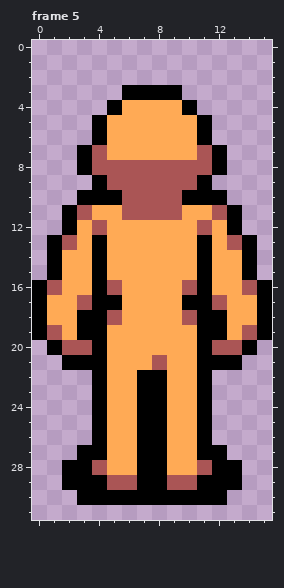
Edited in one commit: pixel-art file (Assets/Asprite/Human_Man.aseprite). Above is the file before it was changed.
16x32 pixels, 12 frames. Shown: frame 5.
Once edited:
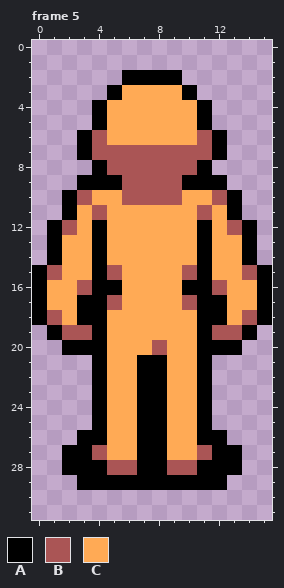
Palette (. is transparent): A #000000  B #aa5555  C #ffaa55
Edits made:
Frame 5, layer "Body":
y 2: x 6..9 .... -> AAAA
y 3: x 5..10 .AAAA. -> ACCCCA
y 4: x 4..5 .A -> AC; x 10..11 A. -> CA
y 6: x 3..4 .A -> AB; x 11..12 A. -> BA
y 7: x 5..10 CCCCCC -> BBBBBB
y 8: x 3..4 AB -> .A; x 11..12 BA -> A.
y 9: x 3 . -> A; x 5 B -> A; x 10 B -> A; x 12 . -> A
y 10: x 2..5 .AAA -> ABCC; x 10..13 AAA. -> CCBA
y 11: x 3..4 BC -> CB; x 6..9 BBBB -> CCCC; x 11..12 CB -> BC
y 12: x 1..2 .A -> AB; x 4 B -> A; x 11 B -> A; x 13..14 A. -> BA
y 13: x 2 B -> C; x 13 B -> C
y 15: x 0..1 .A -> AB; x 5 C -> B; x 10 C -> B; x 14..15 A. -> BA
y 16: x 1 B -> C; x 3 C -> B; x 5 B -> A; x 10 B -> A; x 12 C -> B; x 14 B -> C
y 17: x 3 B -> A; x 5 A -> B; x 10 A -> B; x 12 B -> A
y 18: x 1 C -> B; x 5 B -> C; x 10 B -> C; x 14 C -> B
y 19: x 0..3 ABCA -> .ABB; x 12..15 ACBA -> BBA.
y 20: x 1..3 ABB -> .AA; x 8 C -> B; x 12..14 BBA -> AA.
y 21: x 2..3 AA -> ..; x 7..8 CB -> AA; x 12..13 AA -> ..
y 26: x 3 . -> A; x 12 . -> A
y 27: x 2 . -> A; x 4 A -> B; x 11 A -> B; x 13 . -> A
y 28: x 4..6 BCC -> ABB; x 9..11 CCB -> BBA
y 29: x 2 A -> .; x 5..6 BB -> AA; x 9..10 BB -> AA; x 13 A -> .
y 30: x 3..12 AAAAAAAAAA -> ..........
